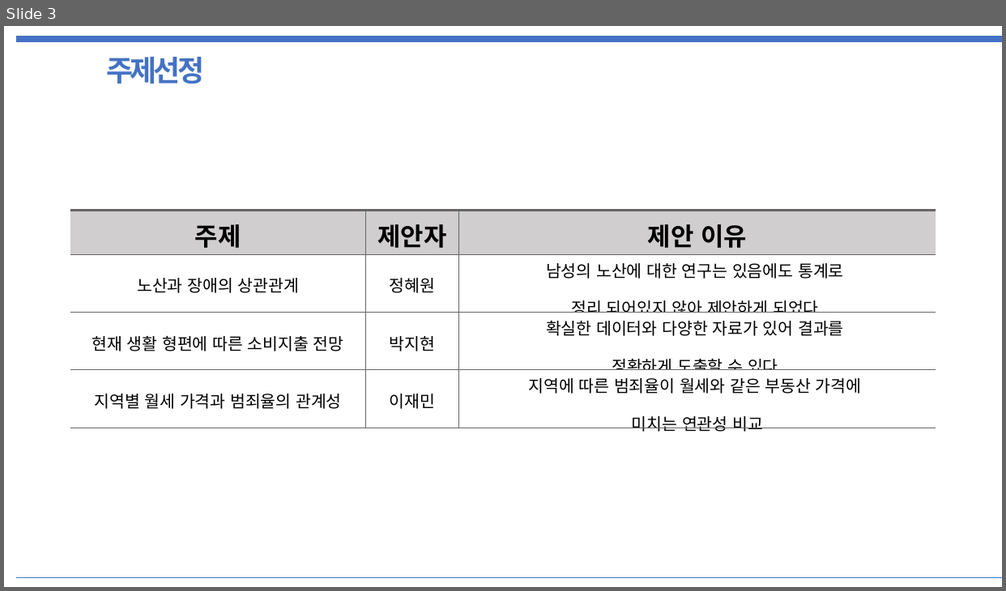
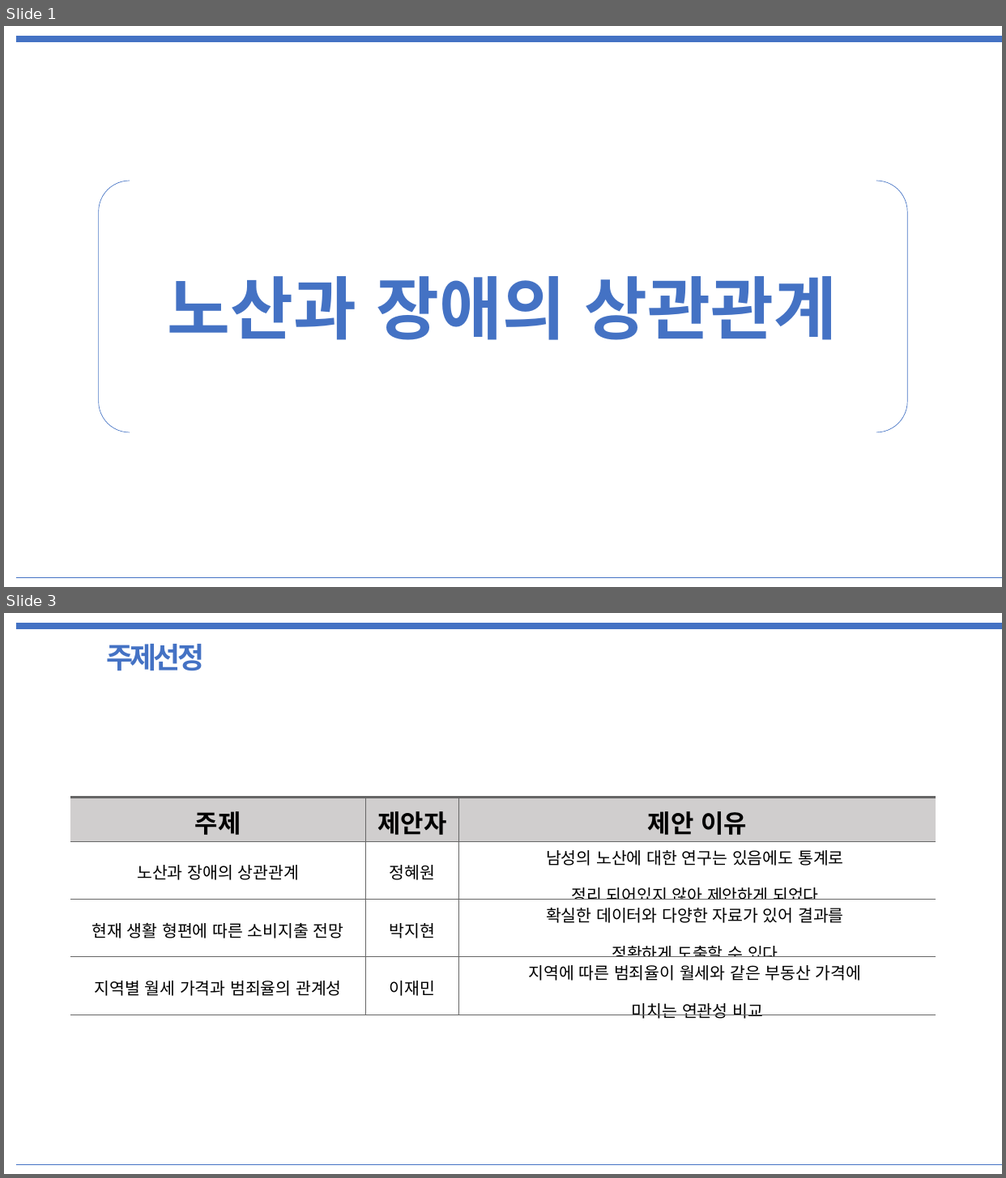
Before and after one commit to PaddingE/github_test, a slide deck: semi_project_final.pptx. Shown one above the other, each under a label of ours: slide 3 before the commit, slides 1 and 3 after it; the slides between them are not shown. The pictures are 1006x591 and 1006x1178 pixels, drawn with LibreOffice and Linux fonts; fonts in the diff are those of the drawing. Boxes give left, top, right and bottom in pixels: in the first picture for what was removed or moved away, otherwise in the second. Text is boxed around its words. In the diff, an @@ line names an element or a change of style, - is before the commit and + after.

```diff
--- a/semi_project_final.pptx
+++ b/semi_project_final.pptx
@@ slide 1 added at (4, 26, 1002, 587), background #FFFFFF @@
@@ line added from (16, 40) to (1002, 40), #4472C4 6 pt @@
@@ bracket pair added at (98, 181, 908, 433), outline #4472C4 0.5 pt @@
@@ text added at (168, 276, 837, 340), 66 pt, text #4472C4, bold @@
+노산과 장애의 상관관계
@@ line added from (16, 578) to (1002, 578), #4472C4 0.25 pt @@
```
Also in this commit, not shown: 11 slides changed, 1 slide removed.
